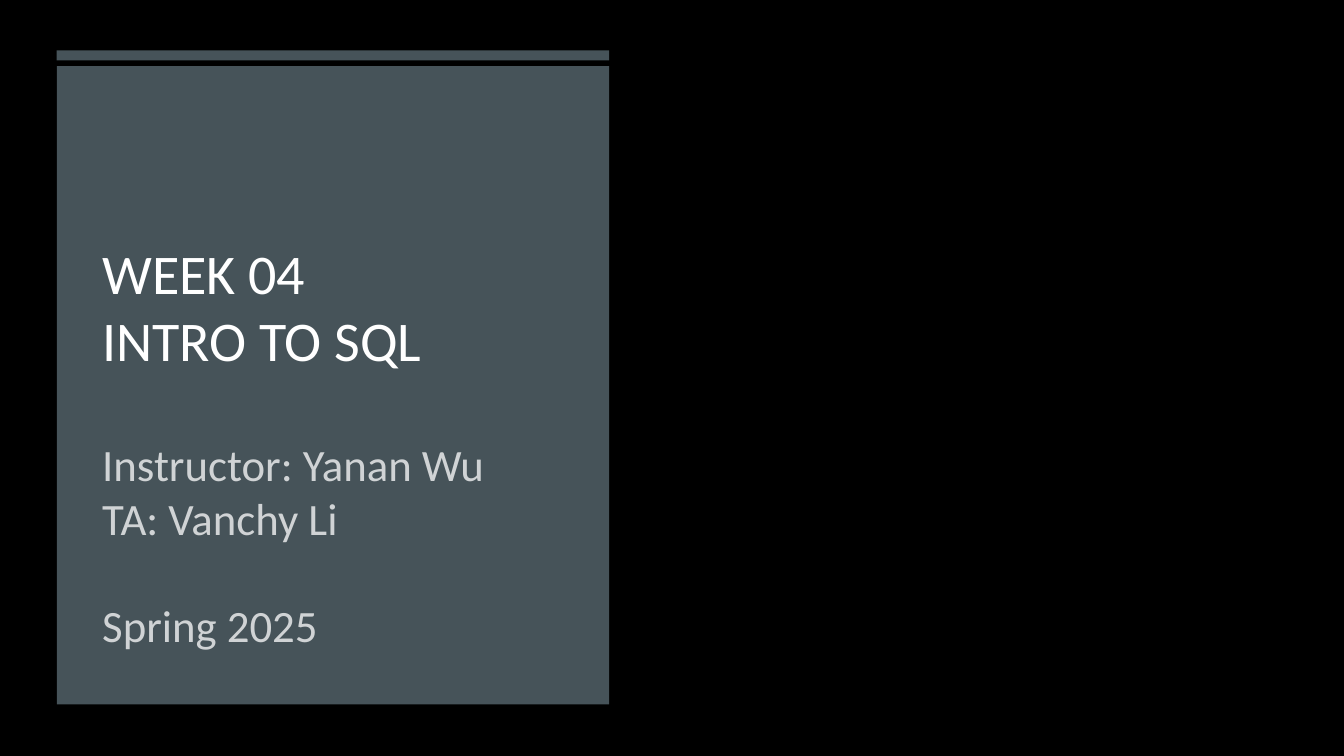
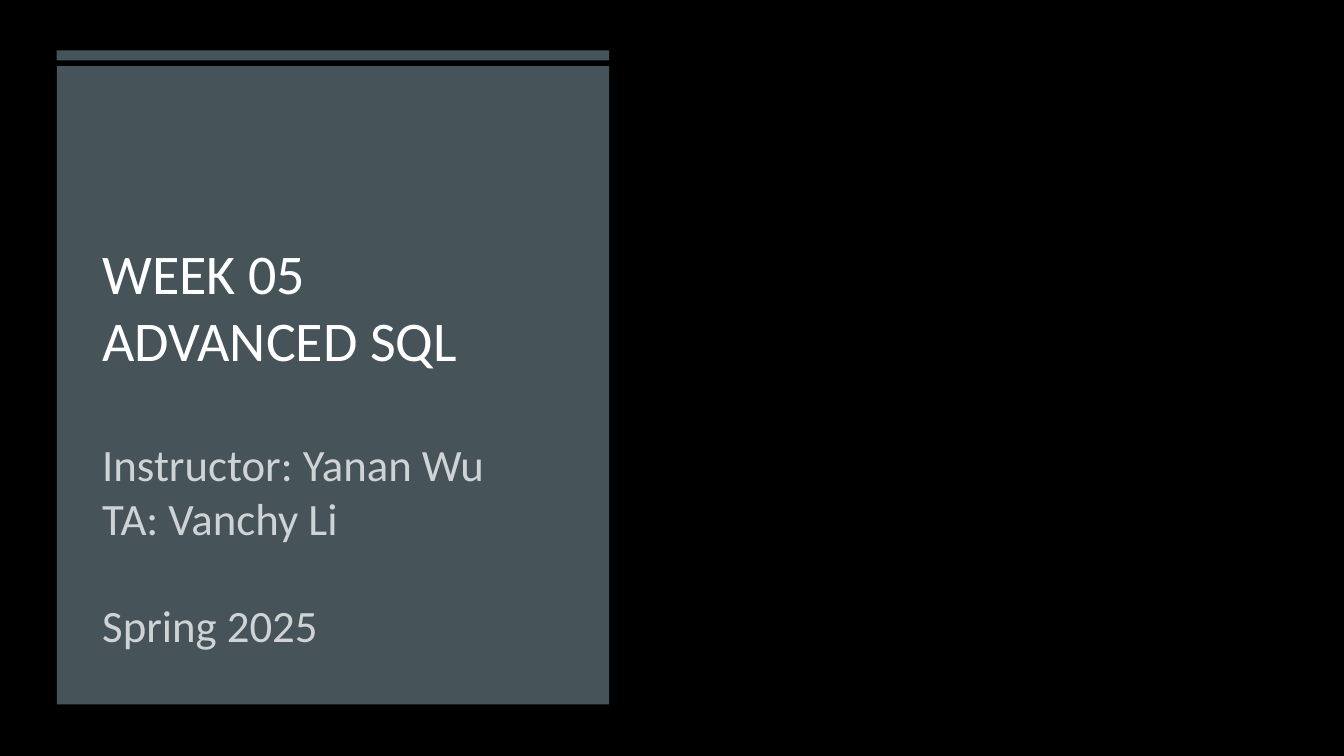
Before and after one commit to gisynw/ssj-376, a slide deck: slide 1 of docs/Lectures/Week05/Week05_Park02.pptx. Drawn at 1344x756 pixels with LibreOffice and Linux fonts; fonts in the diff are those of the drawing; background and template pictures are left out. Boxes give left, top, right and bottom in pixels: in the first picture for what was removed or moved away, otherwise in the second. Text is boxed around its words. In the diff, an @@ line names an element or a change of style, - is before the commit and + after.

Commit message:
update week05 topics

```diff
--- a/docs/Lectures/Week05/Week05_Park02.pptx
+++ b/docs/Lectures/Week05/Week05_Park02.pptx
@@ title at box(102, 257, 457, 369): text changed @@
-WEEK 04
-INTRO TO SQL
+WEEK 05
+ADVANCED SQL
```
Also in this commit, not shown: 7 other slides changed, 7 slides added, 4 slides removed, 2 other files.
